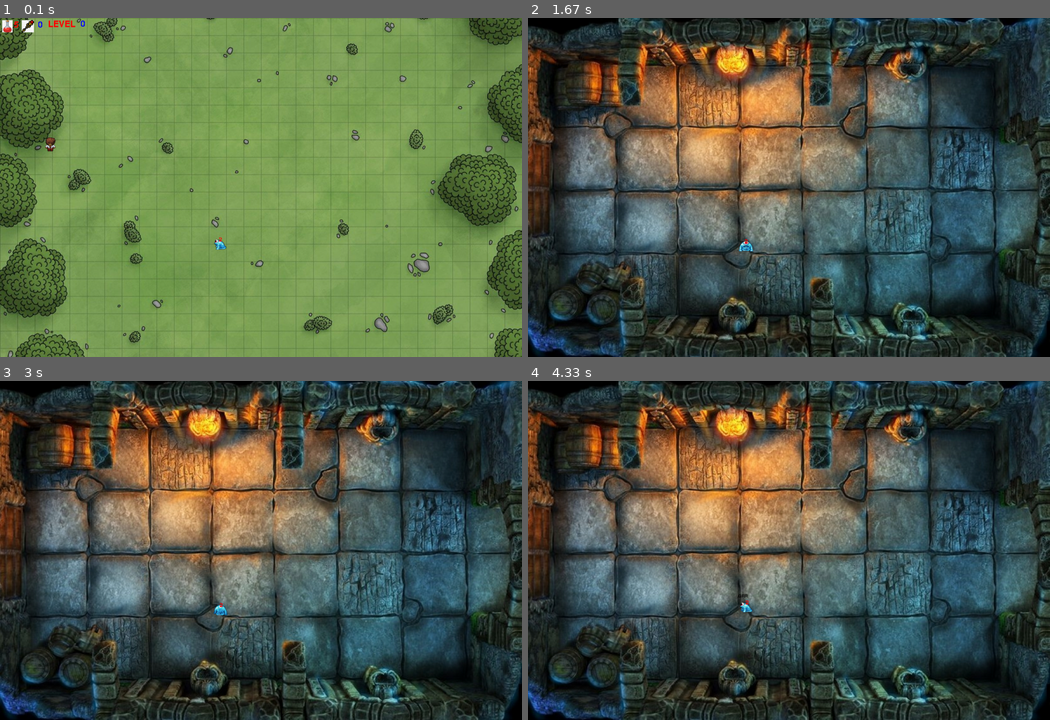
Above: before the commit, frames 1-4 (two rows, left to right).
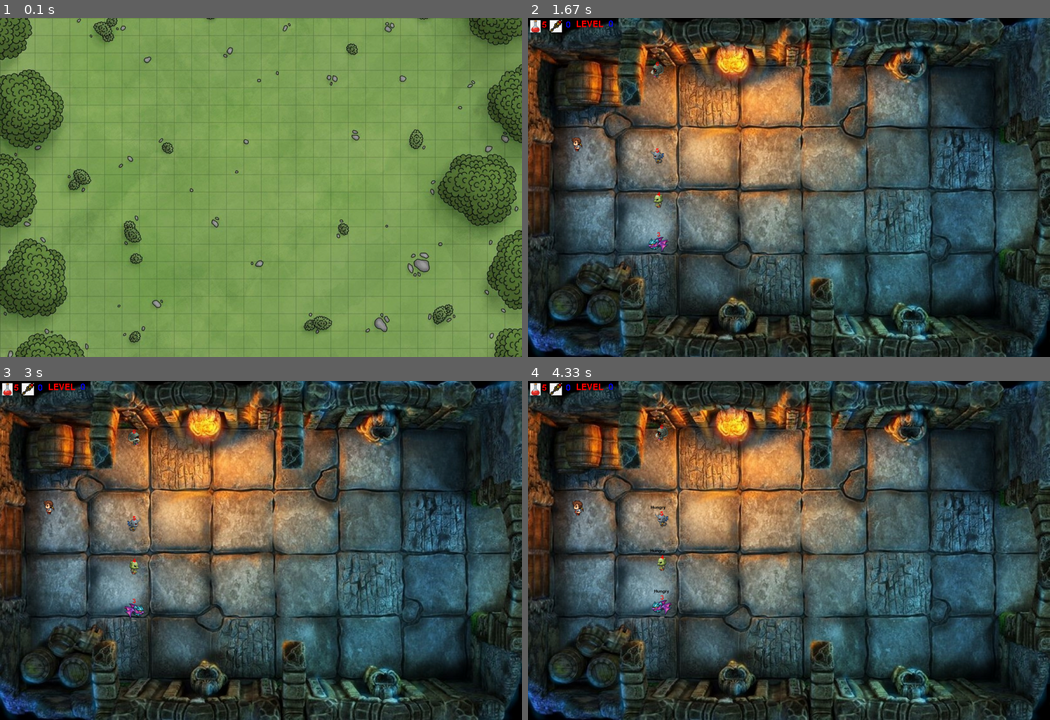
Above: after the commit, the same moments.

Repository: Valdiss8/Pygame-Village-Hero
Game: pygame game, started from main.py
Two runs of this game, one before a commit and one after it. Both use one fixed random seed, a clock stepped at 60 frames per second and the inputs below.
Inputs:
- Up to frame 1 (0.1 s): no input
- Up to frame 2 (1.67 s): tap G at 0.33, 0.67 s; tap A at 1 s
- Up to frame 3 (3 s): hold Left 2.33-2.87 s; hold Down from 2.9 s (still down)
- Up to frame 4 (4.33 s): release Down at 3.37 s; hold Left 3.4-3.8 s; hold Right from 3.83 s (still down)

The runs differ from the first frame. In frame 1, 0.4% of the frame differs, in the area x 0-44%, y 0-69%; in frame 2, 0.7%; in frame 3, 0.7%; in frame 4, 0.8%, in the area x 0-43%, y 0-70%.

Commit message:
mobs lvl5

Diff:
--- a/main.py
+++ b/main.py
@@ -3,10 +3,8 @@
 
 pygame.init()
 '''Interface'''
-#Scene choose
+# Scene choose
 scene_play = 1
-
-
 
 WIDTH, HEIGHT = 1200, 780
 FPS = 60
@@ -109,6 +107,72 @@
             pygame.image.load('images/sprites/mob/level_2/left_3.png'),
         ]
     ],
+[[
+        pygame.image.load('images/sprites/mob/level_3/front_1.png'),
+        pygame.image.load('images/sprites/mob/level_3/front_2.png'),
+        pygame.image.load('images/sprites/mob/level_3/front_3.png')
+    ],
+        [
+            pygame.image.load('images/sprites/mob/level_3/right_1.png'),
+            pygame.image.load('images/sprites/mob/level_3/right_2.png'),
+            pygame.image.load('images/sprites/mob/level_3/right_3.png')
+        ],
+        [
+            pygame.image.load('images/sprites/mob/level_3/back_1.png'),
+            pygame.image.load('images/sprites/mob/level_3/back_2.png'),
+            pygame.image.load('images/sprites/mob/level_3/back_3.png'),
+
+        ],
+        [
+            pygame.image.load('images/sprites/mob/level_3/left_1.png'),
+            pygame.image.load('images/sprites/mob/level_3/left_2.png'),
+            pygame.image.load('images/sprites/mob/level_3/left_3.png'),
+        ]
+    ],
+[[
+        pygame.image.load('images/sprites/mob/level_4/front_1.png'),
+        pygame.image.load('images/sprites/mob/level_4/front_2.png'),
+        pygame.image.load('images/sprites/mob/level_4/front_3.png')
+    ],
+        [
+            pygame.image.load('images/sprites/mob/level_4/right_1.png'),
+            pygame.image.load('images/sprites/mob/level_4/right_2.png'),
+            pygame.image.load('images/sprites/mob/level_4/right_3.png')
+        ],
+        [
+            pygame.image.load('images/sprites/mob/level_4/back_1.png'),
+            pygame.image.load('images/sprites/mob/level_4/back_2.png'),
+            pygame.image.load('images/sprites/mob/level_4/back_3.png'),
+
+        ],
+        [
+            pygame.image.load('images/sprites/mob/level_4/left_1.png'),
+            pygame.image.load('images/sprites/mob/level_4/left_2.png'),
+            pygame.image.load('images/sprites/mob/level_4/left_3.png'),
+        ]
+    ],
+[[
+        pygame.image.load('images/sprites/mob/level_5/front_1.png'),
+        pygame.image.load('images/sprites/mob/level_5/front_2.png'),
+        pygame.image.load('images/sprites/mob/level_5/front_3.png')
+    ],
+        [
+            pygame.image.load('images/sprites/mob/level_5/right_1.png'),
+            pygame.image.load('images/sprites/mob/level_5/right_2.png'),
+            pygame.image.load('images/sprites/mob/level_5/right_3.png')
+        ],
+        [
+            pygame.image.load('images/sprites/mob/level_5/back_1.png'),
+            pygame.image.load('images/sprites/mob/level_5/back_2.png'),
+            pygame.image.load('images/sprites/mob/level_5/back_3.png'),
+
+        ],
+        [
+            pygame.image.load('images/sprites/mob/level_5/left_1.png'),
+            pygame.image.load('images/sprites/mob/level_5/left_2.png'),
+            pygame.image.load('images/sprites/mob/level_5/left_3.png'),
+        ]
+    ],
 ]
 
 imgHero = [[[
@@ -151,7 +215,138 @@
             pygame.image.load('images/sprites/hero_level_1/left_2.png'),
             pygame.image.load('images/sprites/hero_level_1/left_3.png'),
         ]
-    ]]
+    ],
+[[
+        pygame.image.load('images/sprites/hero_level_1/forward_1.png'),
+        pygame.image.load('images/sprites/hero_level_1/forward_2.png'),
+        pygame.image.load('images/sprites/hero_level_1/forward_3.png')
+    ],
+        [
+            pygame.image.load('images/sprites/hero_level_1/right_1.png'),
+            pygame.image.load('images/sprites/hero_level_1/right_2.png'),
+            pygame.image.load('images/sprites/hero_level_1/right_3.png')
+        ],
+        [
+            pygame.image.load('images/sprites/hero_level_1/back_1.png'),
+            pygame.image.load('images/sprites/hero_level_1/back_2.png'),
+            pygame.image.load('images/sprites/hero_level_1/back_3.png'),
+        ],
+        [
+            pygame.image.load('images/sprites/hero_level_1/left_1.png'),
+            pygame.image.load('images/sprites/hero_level_1/left_2.png'),
+            pygame.image.load('images/sprites/hero_level_1/left_3.png'),
+        ]
+    ],
+[[
+        pygame.image.load('images/sprites/hero_level_4/forward_1.png'),
+        pygame.image.load('images/sprites/hero_level_4/forward_2.png'),
+        pygame.image.load('images/sprites/hero_level_4/forward_3.png')
+    ],
+        [
+            pygame.image.load('images/sprites/hero_level_4/right_1.png'),
+            pygame.image.load('images/sprites/hero_level_4/right_2.png'),
+            pygame.image.load('images/sprites/hero_level_4/right_3.png')
+        ],
+        [
+            pygame.image.load('images/sprites/hero_level_4/back_1.png'),
+            pygame.image.load('images/sprites/hero_level_4/back_2.png'),
+            pygame.image.load('images/sprites/hero_level_4/back_3.png'),
+        ],
+        [
+            pygame.image.load('images/sprites/hero_level_4/left_1.png'),
+            pygame.image.load('images/sprites/hero_level_4/left_2.png'),
+            pygame.image.load('images/sprites/hero_level_4/left_3.png'),
+        ]
+    ],
+[[
+        pygame.image.load('images/sprites/hero_level_4/forward_1.png'),
+        pygame.image.load('images/sprites/hero_level_4/forward_2.png'),
+        pygame.image.load('images/sprites/hero_level_4/forward_3.png')
+    ],
+        [
+            pygame.image.load('images/sprites/hero_level_4/right_1.png'),
+            pygame.image.load('images/sprites/hero_level_4/right_2.png'),
+            pygame.image.load('images/sprites/hero_level_4/right_3.png')
+        ],
+        [
+            pygame.image.load('images/sprites/hero_level_4/back_1.png'),
+            pygame.image.load('images/sprites/hero_level_4/back_2.png'),
+            pygame.image.load('images/sprites/hero_level_4/back_3.png'),
+        ],
+        [
+            pygame.image.load('images/sprites/hero_level_4/left_1.png'),
+            pygame.image.load('images/sprites/hero_level_4/left_2.png'),
+            pygame.image.load('images/sprites/hero_level_4/left_3.png'),
+        ]
+    ],
+[[
+        pygame.image.load('images/sprites/hero_level_6/forward_1.png'),
+        pygame.image.load('images/sprites/hero_level_6/forward_2.png'),
+        pygame.image.load('images/sprites/hero_level_6/forward_3.png')
+    ],
+        [
+            pygame.image.load('images/sprites/hero_level_6/right_1.png'),
+            pygame.image.load('images/sprites/hero_level_6/right_2.png'),
+            pygame.image.load('images/sprites/hero_level_6/right_3.png')
+        ],
+        [
+            pygame.image.load('images/sprites/hero_level_6/back_1.png'),
+            pygame.image.load('images/sprites/hero_level_6/back_2.png'),
+            pygame.image.load('images/sprites/hero_level_6/back_3.png'),
+        ],
+        [
+            pygame.image.load('images/sprites/hero_level_6/left_1.png'),
+            pygame.image.load('images/sprites/hero_level_6/left_2.png'),
+            pygame.image.load('images/sprites/hero_level_6/left_3.png'),
+        ]
+    ],
+[[
+        pygame.image.load('images/sprites/hero_level_6/forward_1.png'),
+        pygame.image.load('images/sprites/hero_level_6/forward_2.png'),
+        pygame.image.load('images/sprites/hero_level_6/forward_3.png')
+    ],
+        [
+            pygame.image.load('images/sprites/hero_level_6/right_1.png'),
+            pygame.image.load('images/sprites/hero_level_6/right_2.png'),
+            pygame.image.load('images/sprites/hero_level_6/right_3.png')
+        ],
+        [
+            pygame.image.load('images/sprites/hero_level_6/back_1.png'),
+            pygame.image.load('images/sprites/hero_level_6/back_2.png'),
+            pygame.image.load('images/sprites/hero_level_6/back_3.png'),
+        ],
+        [
+            pygame.image.load('images/sprites/hero_level_6/left_1.png'),
+            pygame.image.load('images/sprites/hero_level_6/left_2.png'),
+            pygame.image.load('images/sprites/hero_level_6/left_3.png'),
+        ]
+    ],
+[[
+        pygame.image.load('images/sprites/hero_level_6/forward_1.png'),
+        pygame.image.load('images/sprites/hero_level_6/forward_2.png'),
+        pygame.image.load('images/sprites/hero_level_6/forward_3.png')
+    ],
+        [
+            pygame.image.load('images/sprites/hero_level_6/right_1.png'),
+            pygame.image.load('images/sprites/hero_level_6/right_2.png'),
+            pygame.image.load('images/sprites/hero_level_6/right_3.png')
+        ],
+        [
+            pygame.image.load('images/sprites/hero_level_6/back_1.png'),
+            pygame.image.load('images/sprites/hero_level_6/back_2.png'),
+            pygame.image.load('images/sprites/hero_level_6/back_3.png'),
+        ],
+        [
+            pygame.image.load('images/sprites/hero_level_6/left_1.png'),
+            pygame.image.load('images/sprites/hero_level_6/left_2.png'),
+            pygame.image.load('images/sprites/hero_level_6/left_3.png'),
+        ]
+    ],
+
+
+
+
+]
 imgBrick = pygame.image.load('images/block_brick.png')
 
 imgBonuses = [pygame.image.load('images/bonus/magic_scroll.png'),
@@ -231,7 +426,7 @@
 
     def __init__(self, hp, damage, px, py, direct, keyList):
 
-        objects[scene_play].append(self)
+        # objects[scene_play].append(self)
 
         self.type = 'hero'
         self.rank = 0
@@ -514,7 +709,7 @@
 
 class Princess:
     def __init__(self, px, py, direct, words, rank):
-        #objects[scene_play].append(self)
+        # objects[scene_play].append(self)
         self.type = 'princess'
         self.count = 0
         self.rank = rank
@@ -667,24 +862,28 @@
 
 
 # Objects in different scenes
+ui = UI()
 mob = Mob(500, 500, 0, [['', 'GRR', 'RRR', 'Buga-ga']], 1)
-objects = [[Mob(500, 500, 0, [['', 'Food', 'GRR', 'Hungry', ]], 1)], [Mob(500, 500, 0, [['', 'Food', 'GRR', 'Hungry', ]], 1)], [mob
-
-]]
-bullets = [[], [], []]
+mob2 = Mob(300, 500, 0, [['', 'Hungry', 'GRR', 'Food']], 2)
+mob3 = Mob(300, 400, 0, [['', 'Hungry', 'GRR', 'Food']], 3)
+mob4 = Mob(300, 300, 0, [['', 'Hungry', 'GRR', 'Food']], 4)
+mob5 = Mob(300, 100, 0, [['', 'Hungry', 'GRR', 'Food']], 5)
+
 User = Hero(10, 1, 100, 275, 0,
             (pygame.K_a, pygame.K_d, pygame.K_w, pygame.K_s, pygame.K_LEFT, pygame.K_DOWN, pygame.K_RIGHT))
-animationTimer = 40 / MOVE_SPEED[User.rank]
 Princess = Princess(200, 500, 0, [['', 'Good day', 'Sun', 'Flowers'], ['', 'Good day', 'Sun', 'Flowers'],
                                   ['', 'O,no!', 'Help', 'Please!', 'Help!!!']], 0)
-Mob(500, 500, 0, [['', 'GRR', 'RRR', 'Buga-ga']], 1)
-Mob(300, 500, 0, [['', 'Hungry', 'GRR', 'Food']], 2)
-Mob(400, 500, 0, [['', 'Food', 'GRR', 'Hungry', ]], 2)
-Mob(500, 500, 0, [['', 'Food', 'GRR', 'Hungry', ]], 1)
-Mob(600, 500, 0, [['', 'Food', 'GRR', 'Hungry', ]], 1)
-Mob(500, 400, 0, [['', 'GRR', 'RRR', 'Buga-ga']], 1)
-Mob(500, 300, 0, [['', 'GRR', 'RRR', 'Buga-ga']], 1)
-ui = UI()
+
+objects = [
+    [mob],
+    [],
+    [mob, User],
+    [mob2, User, mob3, mob4, mob5]
+]
+bullets = [[], [], []]
+
+animationTimer = 40 / MOVE_SPEED[User.rank]
+
 # for _ in range(150):
 #    while True:
 #        x = randint(0, WIDTH // TILE - 1) * TILE
@@ -699,11 +898,10 @@
 #            break
 #    Block(x, y, TILE)
 
+# global variables for scenes
 current_scene = None
-scene_play = 1
-
-
-
+
+# Main proces with scenes
 def switch_scene(scene):
     global current_scene
     current_scene = scene
Binary file added: images/sprites/hero_level_4/back_1.png
Binary file added: images/sprites/hero_level_4/back_2.png
Binary file added: images/sprites/hero_level_4/back_3.png
Binary file added: images/sprites/hero_level_4/forward_1.png
Binary file added: images/sprites/hero_level_4/forward_2.png
Binary file added: images/sprites/hero_level_4/forward_3.png
Binary file added: images/sprites/hero_level_4/left_1.png
Binary file added: images/sprites/hero_level_4/left_2.png
Binary file added: images/sprites/hero_level_4/left_3.png
Binary file added: images/sprites/hero_level_4/right_1.png
Binary file added: images/sprites/hero_level_4/right_2.png
Binary file added: images/sprites/hero_level_4/right_3.png
(and 61 more such lines)
